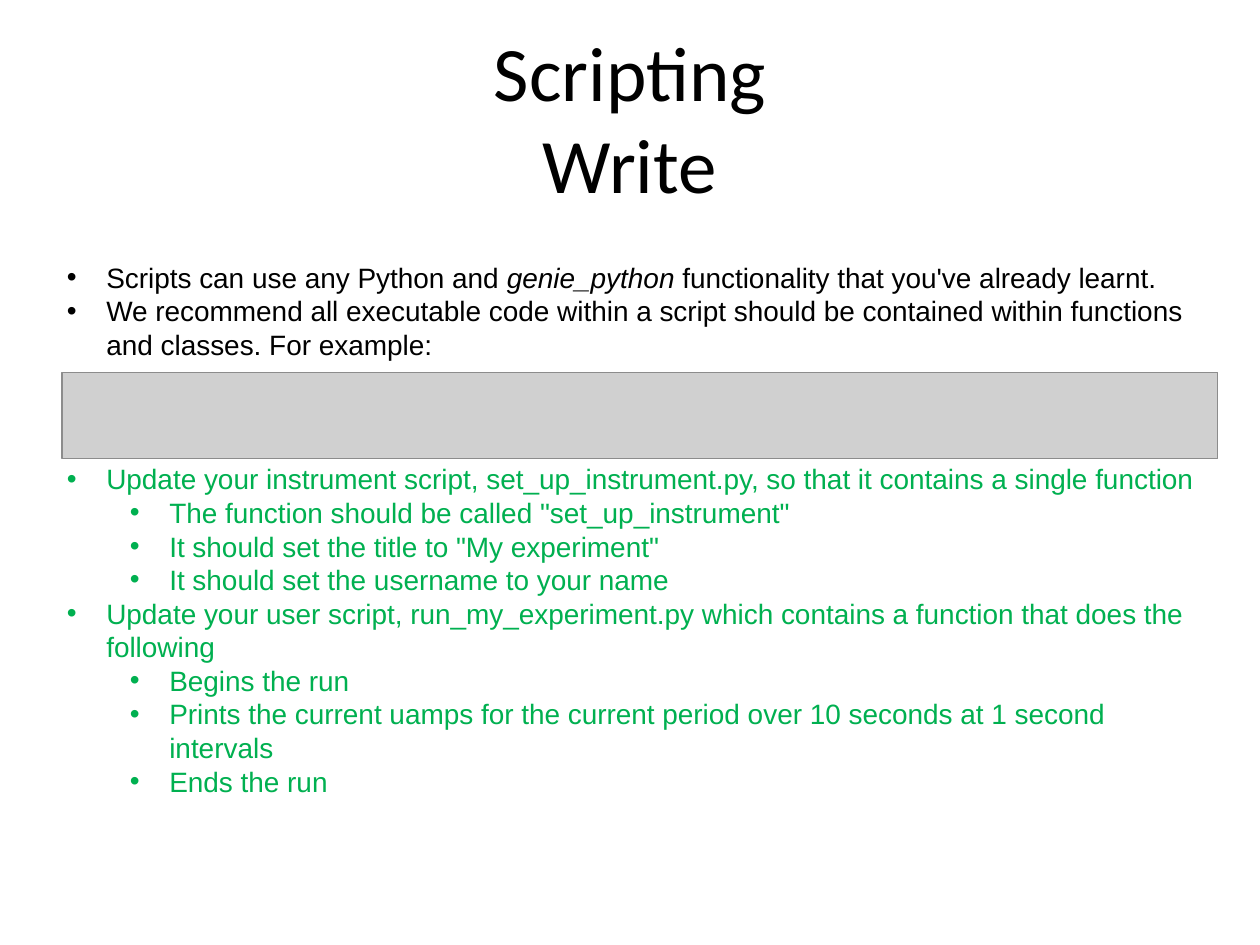
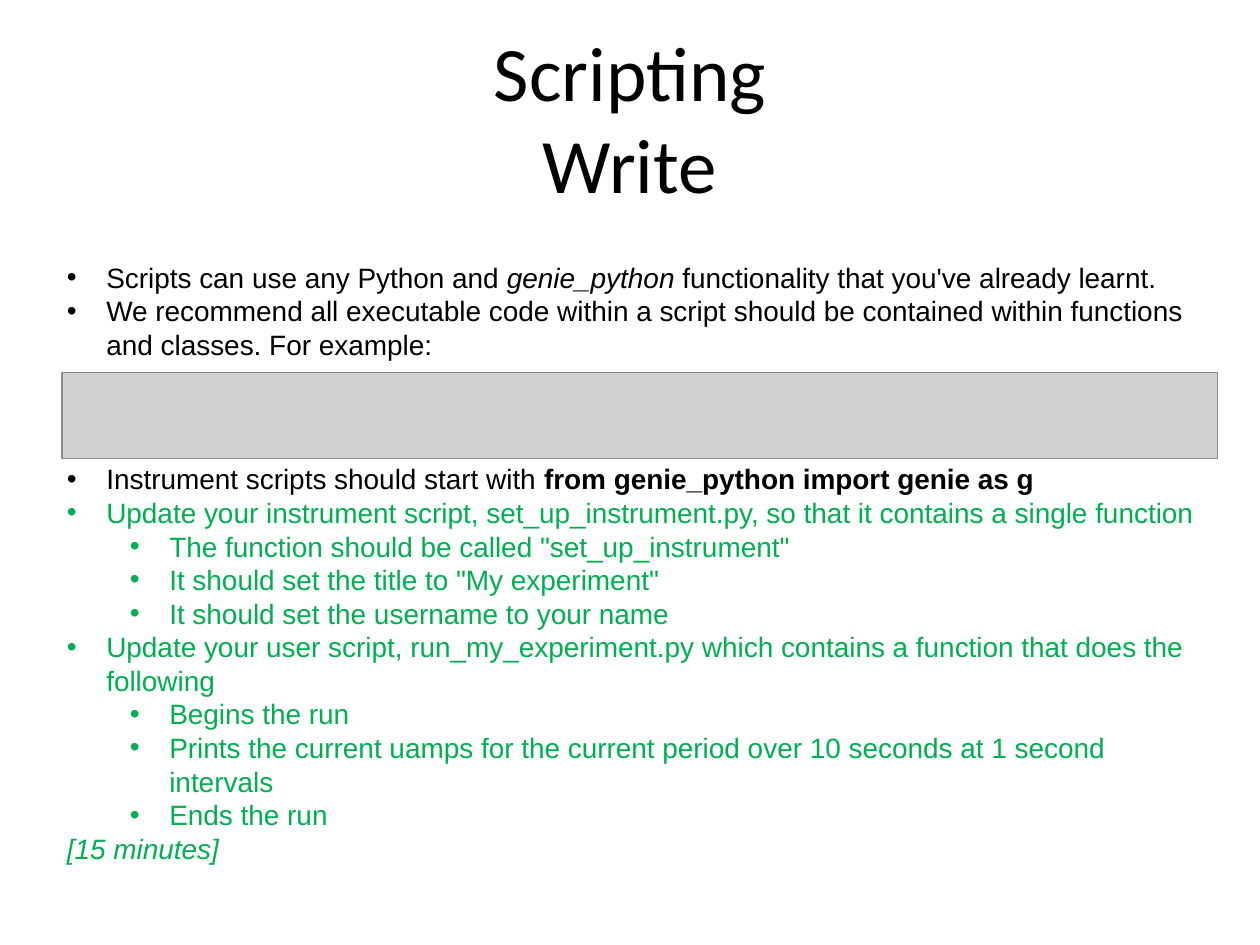
Before and after one commit to ISISComputingGroup/ibex_user_manual, a slide deck: slide 17 of genie_python_and_ibex/genie_python_and_ibex.pptx. Drawn at 1260x945 pixels with LibreOffice and Linux fonts; fonts in the diff are those of the drawing; grey boxes stand for pictures; background and template pictures are left out. Boxes give left, top, right and bottom in pixels: in the first picture for what was removed or moved away, otherwise in the second. Text is boxed around its words. In the diff, an @@ line names an element or a change of style, - is before the commit and + after.

Commit message:
Update genie_python slides post September training

```diff
--- a/genie_python_and_ibex/genie_python_and_ibex.pptx
+++ b/genie_python_and_ibex/genie_python_and_ibex.pptx
@@ text at <box>106,468,1034,495</box>: paragraph added @@
+• Instrument scripts should start with from genie_python import genie as g
@@ text at <box>67,838,218,864</box>: paragraph added @@
+[15 minutes]
```
Also in this commit, not shown: 11 other slides changed.
